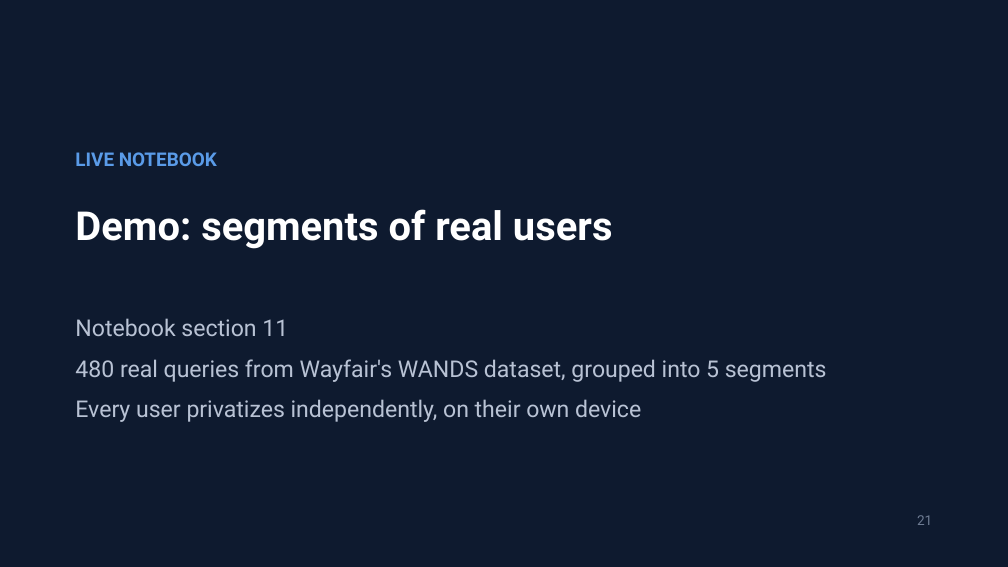
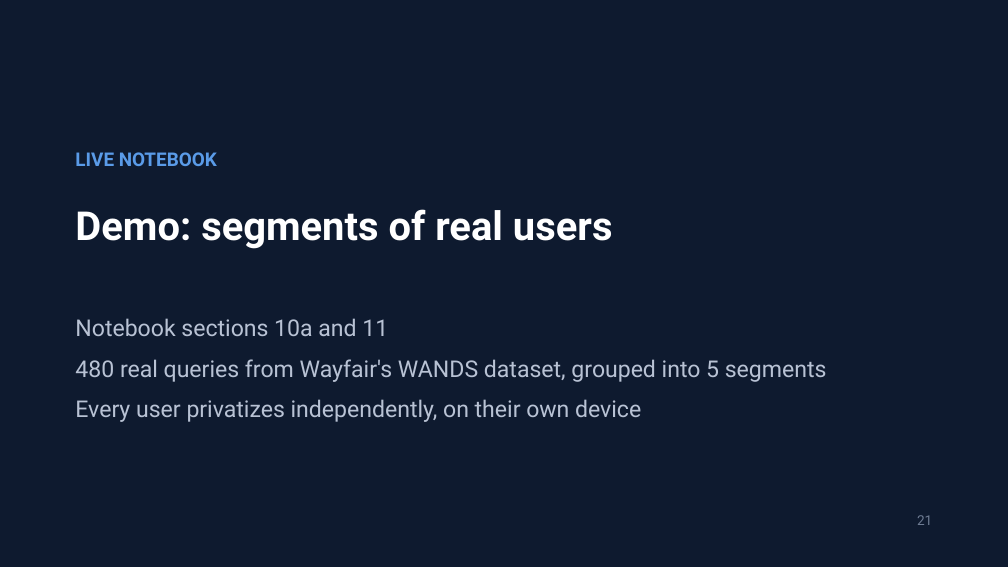
Before and after one commit to jzonthemtn/ldp-for-search, a slide deck: slide 21 of ldp_for_search_slides.pptx. Drawn at 1008x567 pixels with LibreOffice and Linux fonts; fonts in the diff are those of the drawing. Boxes give left, top, right and bottom in pixels: in the first picture for what was removed or moved away, otherwise in the second. Text is boxed around its words. In the diff, an @@ line names an element or a change of style, - is before the commit and + after.

```diff
--- a/ldp_for_search_slides.pptx
+++ b/ldp_for_search_slides.pptx
@@ text at <box>75,318,388,336</box>: text changed @@
-Notebook section 11
+Notebook sections 10a and 11
```
Also in this commit, not shown: 3 other files.
